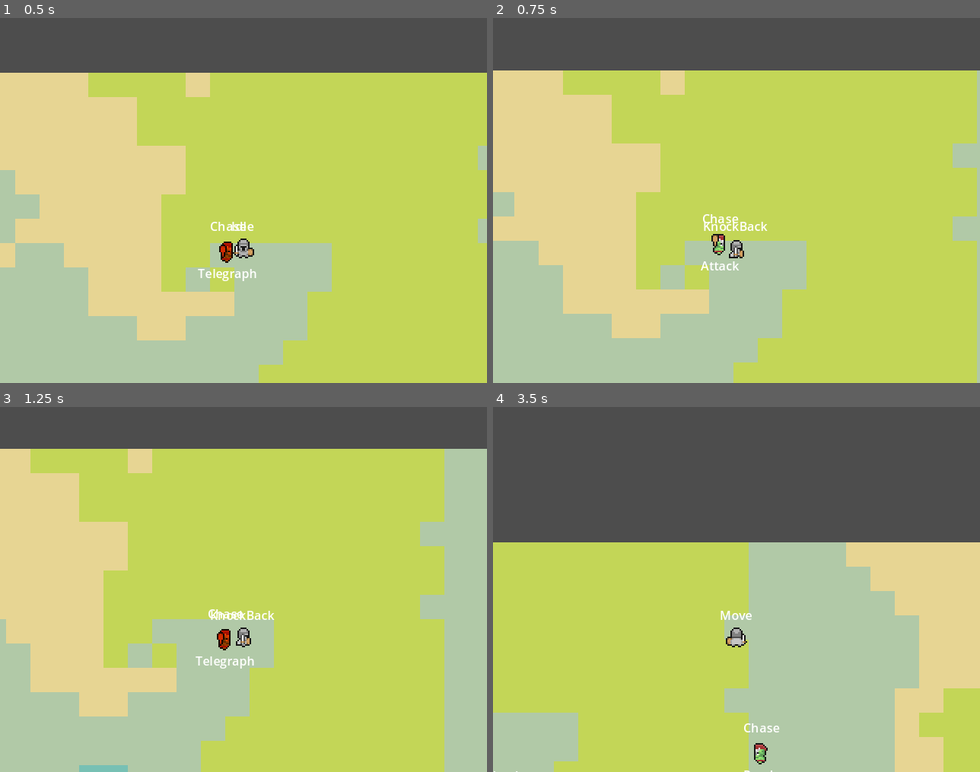
Above: before the commit, frames 1-4 (two rows, left to right).
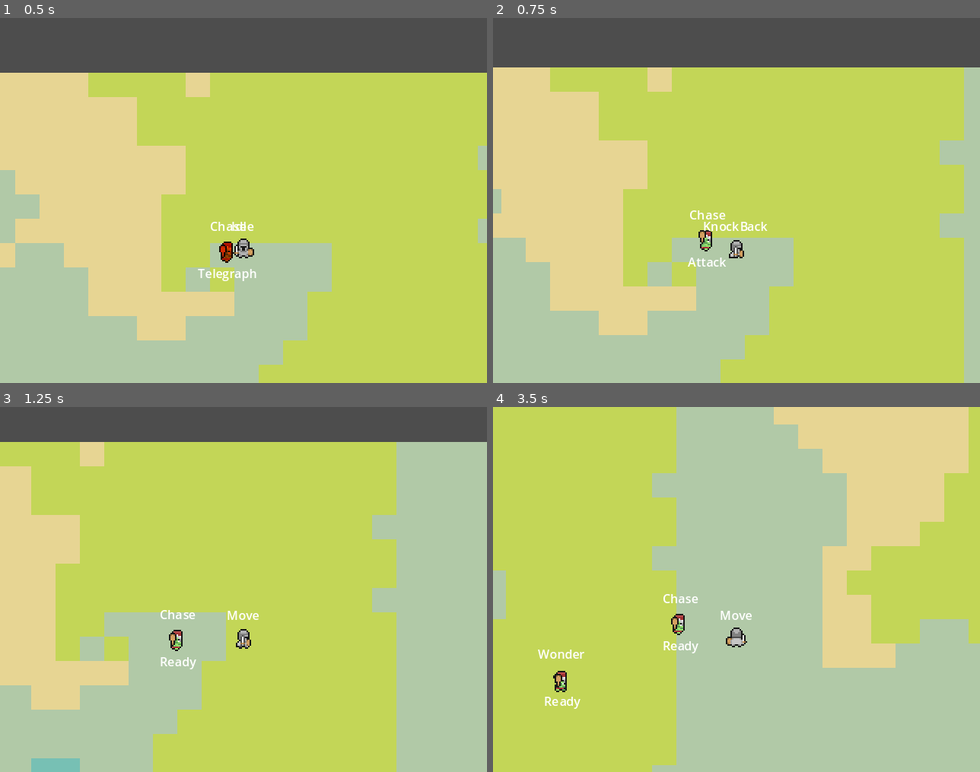
Above: after the commit, the same moments.

Repository: dmitriy-shmilo/GBIC23
Game: Godot game, scene res://main.tscn
Two runs of this game, one before a commit and one after it. Both use one fixed random seed, a clock stepped at 60 frames per second and the inputs below.
Inputs:
- Up to frame 1 (0.5 s): no input
- Up to frame 2 (0.75 s): hold D (move_right) from 0.53 s (still down); tap Space (attack) at 0.6 s
- Up to frame 3 (1.25 s): keep holding D (move_right)
- Up to frame 4 (3.5 s): release D (move_right) at 1.28 s; hold S (move_down) 1.28-2.03 s; tap Space (attack) at 1.35, 2.1, 2.85 s; hold D (move_right) 2.03-2.78 s; hold W (move_up) from 2.78 s (still down)

Frame 1 is identical in both runs. In frame 2, 9.4% of the frame differs, in the area x 0-100%, y 13-100%; in frame 3, 26%; in frame 4, 65%, in the area x 0-100%, y 0-100%.

Commit message:
Snappier knockback.

Diff:
--- a/base/components/movement_component.gd
+++ b/base/components/movement_component.gd
@@ -12,4 +12,4 @@
 @export var decelration := 0.0
 
 ## Counter acceleration in px/s2 to apply when the body is being knocked back.
-@export var knock_back_resistance := 150.0
+@export var knock_back_resistance := 900.0
--- a/base/hazard.gd
+++ b/base/hazard.gd
@@ -2,4 +2,4 @@
 extends Area2D
 
 @export var damage = 0.0
-@export var knockback_force = 100.0
+@export var knockback_force = 300.0
--- a/player/player.tscn
+++ b/player/player.tscn
@@ -91,6 +91,7 @@
 monitorable = false
 script = ExtResource("9_78mq6")
 damage = 1.0
+knockback_force = 350.0
 
 [node name="CollisionShape2D" type="CollisionShape2D" parent="HitBox"]
 position = Vector2(0, 5)
